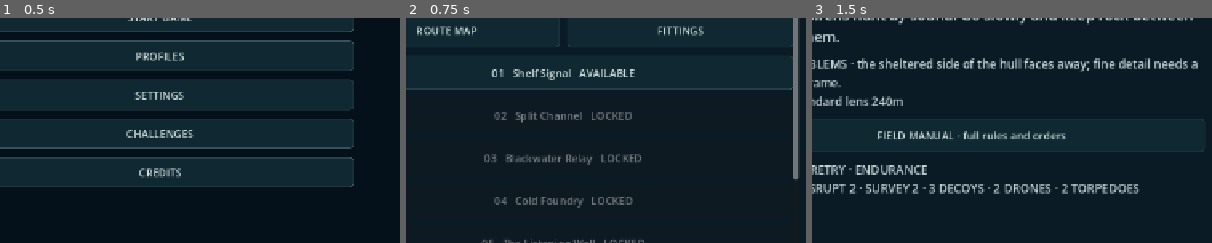
Above: before the commit, frames 1-3 (left to right).
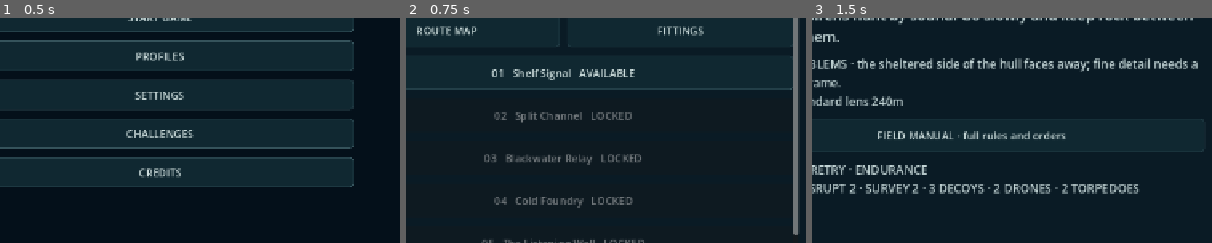
Above: after the commit, the same moments.

Repository: pemunson90-cmd/Siren-s-Song
Game: Godot game, scene res://scenes/main.tscn
The game is run twice, just before and just after one commit, with the same random seed, the same clock (stepped at 60 frames per second) and the same inputs. Sound files missing from this copy of the repository are replaced by a short silence.
Inputs:
- Up to frame 1 (0.5 s): no input
- Up to frame 2 (0.75 s): click "START GAME" at 0.5 s
- Up to frame 3 (1.5 s): click "NEXT OPERATION" at 1.25 s
The pictures show only the part of the screen within x 30-80%, y 23-73%; the shares and areas given below are measured in that part.

Frame 1 is identical in both runs. In frame 2, 0.3% of the frame differs, in the area x 96-98%, y 71-97%; in frame 3, nothing differs.

Commit message:
WIP: share the bottom Settings row to preserve stock comparisons

Diff:
--- a/game/src/presentation/frontend/menu_reach.gd
+++ b/game/src/presentation/frontend/menu_reach.gd
@@ -7,9 +7,20 @@
 const Front=preload("res://src/presentation/frontend/frontend.gd")
 static func entries(host)->void:
  if not Table.enabled:return
+ # Share the existing bottom Settings row so navigation cannot push the
+ # selected stock and all three comparison rows above the scrolled viewport.
+ var nav=HBoxContainer.new();nav.add_theme_constant_override("separation",Table.NAV_GAP);host.panel_box.add_child(nav)
+ var controls=[]
+ for node in host.panel_box.get_children():
+  if node is Button and node.get_meta("action","")=="settings":
+   node.text="SETTINGS";node.reparent(nav);controls.append(node)
  for row in Table.ENTRIES:
   var destination=row[2]
-  host._button(host.panel_box,row[0],func():open(host,destination),row[1])
+  controls.append(host._button(nav,row[0],func():open(host,destination),row[1]))
+ for control in controls:
+  control.size_flags_horizontal=Control.SIZE_EXPAND_FILL
+  control.custom_minimum_size.x=maxf(control.custom_minimum_size.x,host.ui_touch_height)
+  control.mouse_filter=Control.MOUSE_FILTER_PASS
 static func dismiss_existing(host)->void:
  var front=host.get_node_or_null("Frontend")
  if front!=null:front._dismiss()
--- a/game/src/presentation/frontend/menu_reach_table.gd
+++ b/game/src/presentation/frontend/menu_reach_table.gd
@@ -2,5 +2,6 @@
 # Revert MENU REACH with enabled=false; existing boot and legacy settings remain.
 static var enabled=true
 const SAVE_DEBOUNCE=.3
+const NAV_GAP=12
 const UNMUTE_META="frontend_unmuted_master"
 const ENTRIES=[["TITLE","menu_title","title"],["CHALLENGES","menu_challenges","challenges"],["CREDITS","menu_credits","credits"]]
--- a/game/tests/menu_reach_ui_tests.gd
+++ b/game/tests/menu_reach_ui_tests.gd
@@ -121,6 +121,16 @@
 			await capture("settings150")
 			var large=button(game,"text_scale_115")
 			if large!=null:check(large.get_global_rect().size.y>=game.ui_touch_height-1,"large text preserves touch target")
+			await android_back()
+			var settings_entry=button(game,"settings")
+			check(settings_entry!=null,"large-text Operations retains Settings navigation")
+			if settings_entry!=null:
+				game.scroll.ensure_control_visible(settings_entry);await settle()
+				for id in ["settings","menu_title","menu_challenges","menu_credits"]:
+					var entry=button(game,id)
+					check(entry!=null and entry.size.x>=game.ui_touch_height and entry.size.y>=game.ui_touch_height and game.scroll.get_global_rect().encloses(entry.get_global_rect()),"large-text bottom navigation stays fully reachable: "+id)
+				await capture("operations-nav150")
+			await press(game,"settings")
 			await press(game,"text_scale_115")
 		await frames(30)
 		await android_back()
